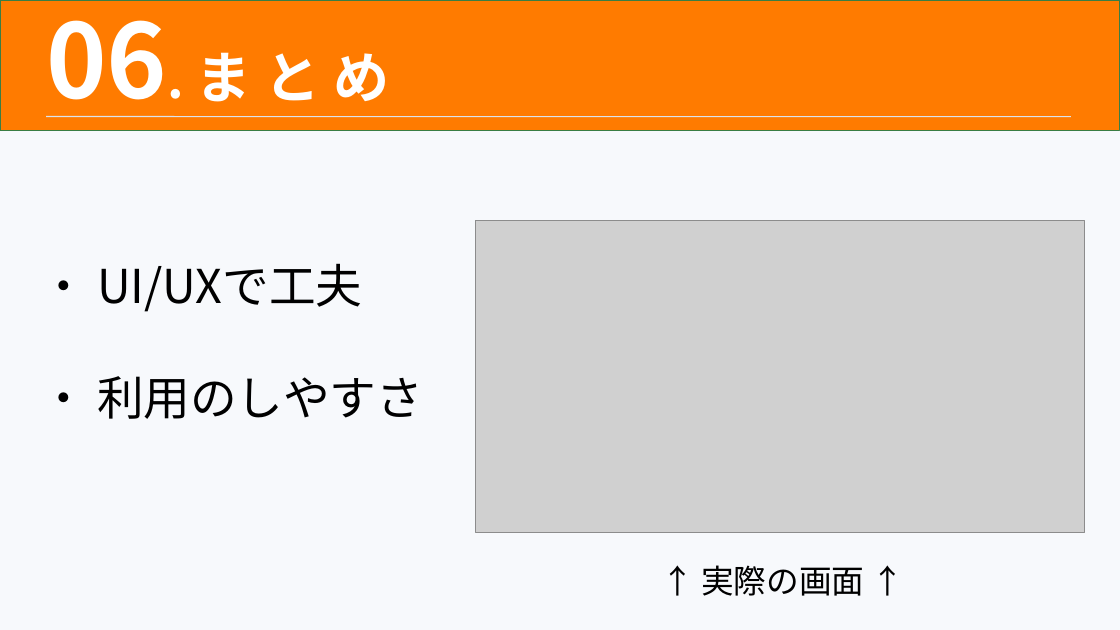
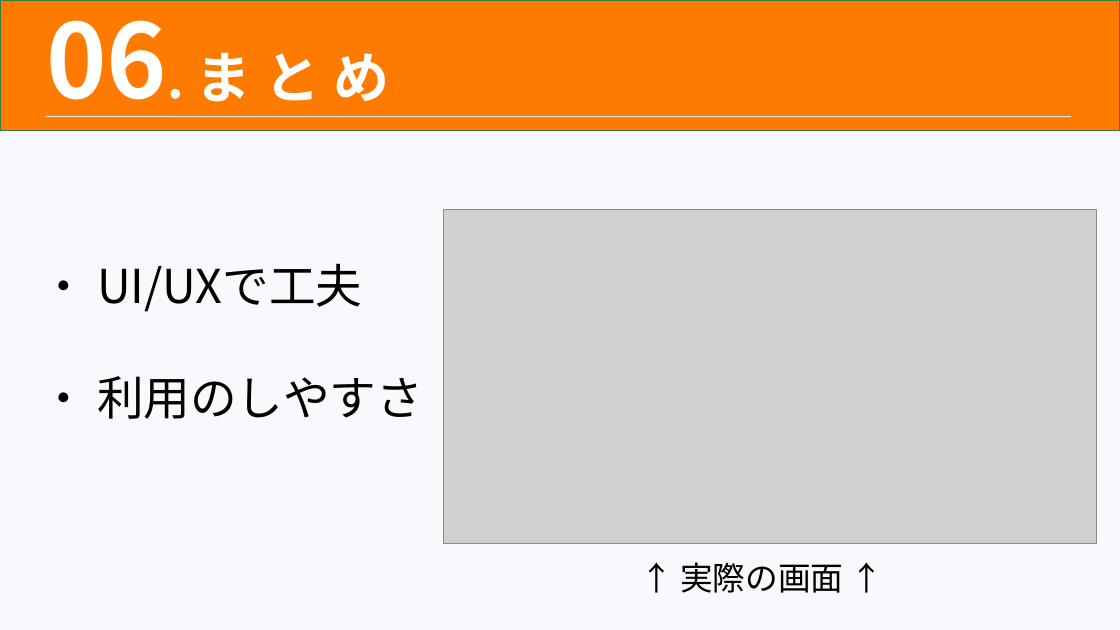
Before and after one commit to aboshi1539/Personal_production_2, a slide deck: slide 8 of 0H01002_網干風駕_個人製作.pptx. Drawn at 1120x630 pixels with LibreOffice and Linux fonts; fonts in the diff are those of the drawing; grey boxes stand for pictures. Boxes give left, top, right and bottom in pixels: in the first picture for what was removed or moved away, otherwise in the second. Text is boxed around its words. In the diff, an @@ line names an element or a change of style, - is before the commit and + after.

```diff
--- a/0H01002_網干風駕_個人製作.pptx
+++ b/0H01002_網干風駕_個人製作.pptx
@@ picture: place and size @@
-picture at (476,220,1086,532)
+picture at (444,210,1096,544)
@@ text "↑ 実際の画面 ↑": place and size @@
-text "↑ 実際の画面 ↑" at (701,565,864,596)
+text "↑ 実際の画面 ↑" at (680,562,843,593)
```
Also in this commit, not shown: 4 other slides changed, 3 other files.
